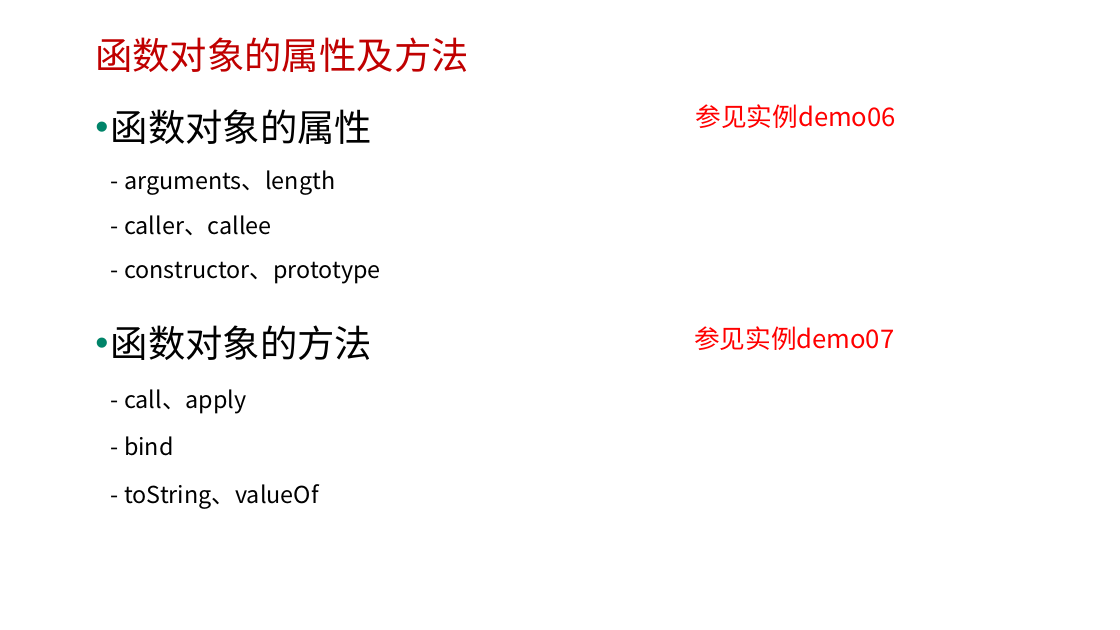
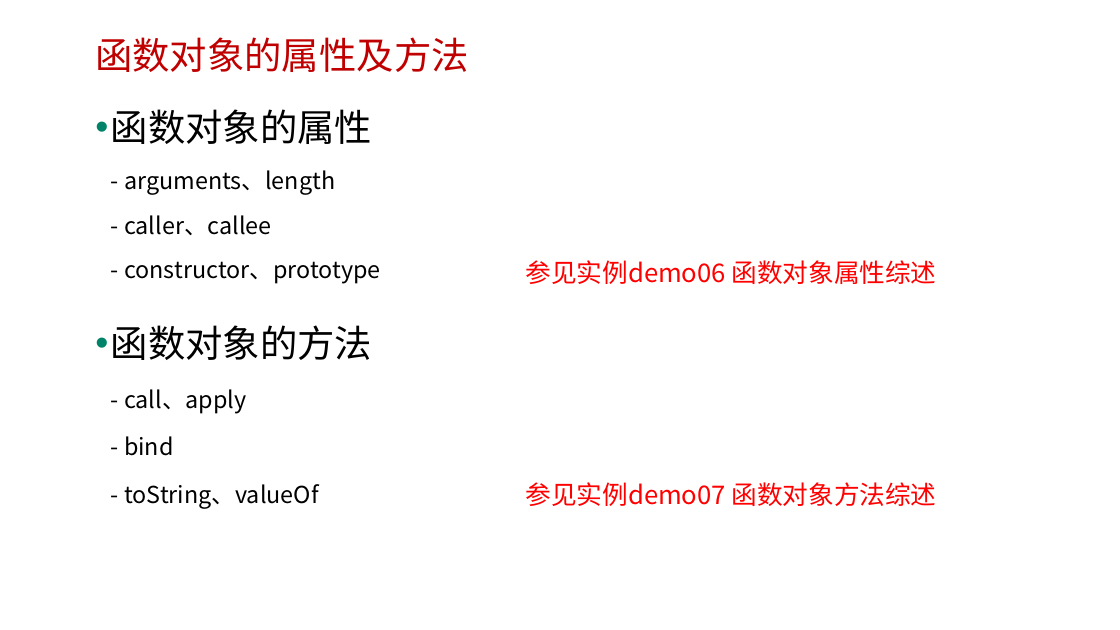
Before and after one commit to edu2act/course-javascript-advanced, a slide deck: slide 20 of 课程PPT/04.JavaScript函数进阶一.pptx. Drawn at 1120x630 pixels with LibreOffice and Linux fonts; fonts in the diff are those of the drawing; background and template pictures are left out. Boxes give left, top, right and bottom in pixels: in the first picture for what was removed or moved away, otherwise in the second. Text is boxed around its words. In the diff, an @@ line names an element or a change of style, - is before the commit and + after.

```diff
--- a/课程PPT/04.JavaScript函数进阶一.pptx
+++ b/课程PPT/04.JavaScript函数进阶一.pptx
@@ text at (526, 260, 937, 284): text changed @@
-参见实例demo06
+参见实例demo06 函数对象属性综述
@@ text at (526, 482, 937, 506): text changed @@
-参见实例demo07
+参见实例demo07 函数对象方法综述
```
Also in this commit, not shown: 5 other slides changed, 7 other files.
